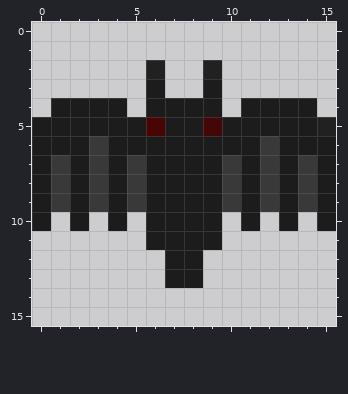
Pixel-art sprite -- Sprites/bat1.png. The picture above was drawn from the file before the commit.
The file is 16x16 pixels. Pixels under 10% opacity are left out. Colours within 5 levels of each other are drawn and written as one.
Now the later version:
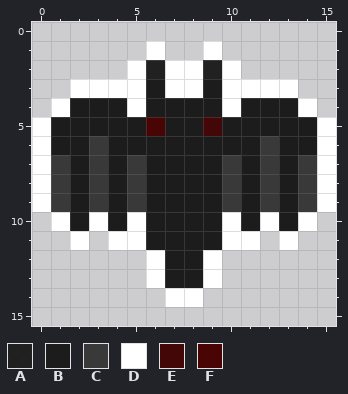
Palette (. is transparent): A #1c1c1cf8  B #1c1c1c  C #393939  D #ffffff  E #430707  F #490404
Difference:
y 1: x 6 . -> D; x 9 . -> D
y 2: x 5 . -> D; x 7..8 .. -> DD; x 10 . -> D
y 3: x 2..5 .... -> DDDD; x 7..8 .. -> DD; x 10..13 .... -> DDDD
y 4: x 1 B -> D; x 5 . -> D; x 10 . -> D; x 14 B -> D
y 5: x 0 B -> D; x 15 A -> D
y 6..9: x 0 B -> D; x 15 B -> D
y 10: x 0..1 B. -> .D; x 3 . -> D; x 5 . -> D; x 10 . -> D; x 12 . -> D; x 14..15 .B -> D.
y 11: x 2 . -> D; x 4..5 .. -> DD; x 10..11 .. -> DD; x 13 . -> D
y 12..13: x 6 . -> D; x 9 . -> D
y 14: x 7..8 .. -> DD
Changed places in both pictures, as pixel boxes (x1, y1, x2, y2):
changed: (32, 41, 336, 307)
